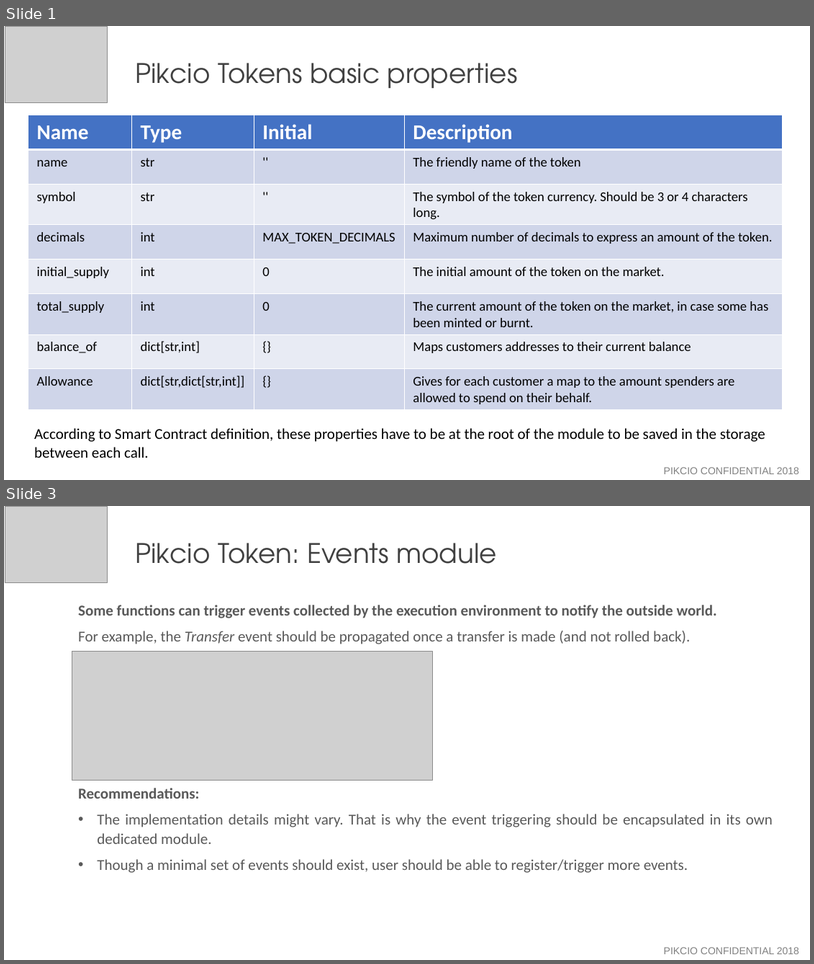
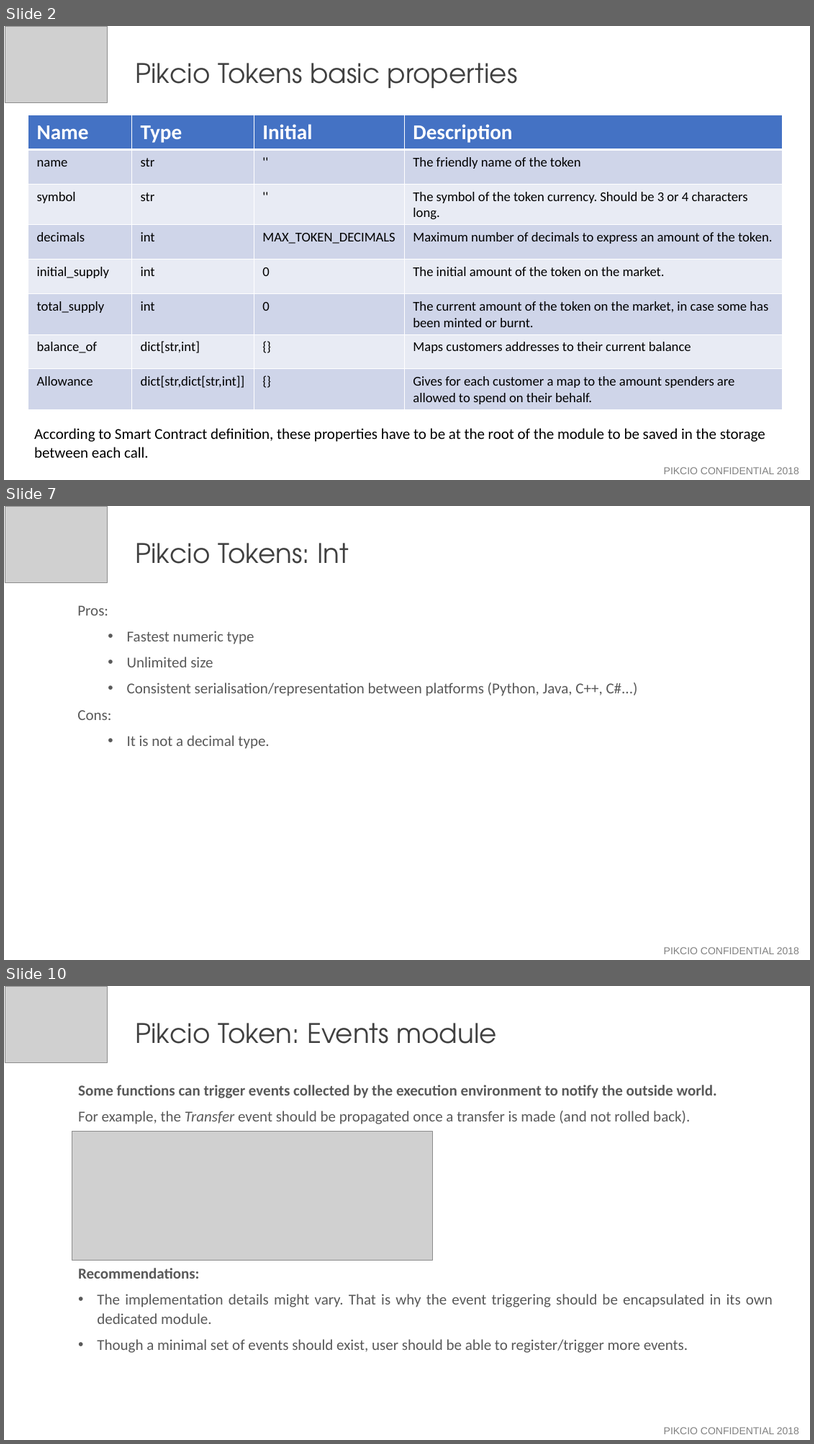
Before and after one commit to thibault-yellowstones/pikcio-tokens, a slide deck: Pikcio_tokens.pptx. Shown one above the other, each under a label of ours: slides 1 and 3 before the commit, slides 2, 7 and 10 after it; the slides between them are not shown. The pictures are 814x964 and 814x1444 pixels, drawn with LibreOffice and Linux fonts; fonts in the diff are those of the drawing; grey boxes stand for pictures. Boxes give left, top, right and bottom in pixels: in the first picture for what was removed or moved away, otherwise in the second. Text is boxed around its words. In the diff, an @@ line names an element or a change of style, - is before the commit and + after.

```diff
--- a/Pikcio_tokens.pptx
+++ b/Pikcio_tokens.pptx
@@ slide 7 added at (4,506,810,960), background #FFFFFF @@
@@ picture added at (5,506,108,582) @@
@@ text added at (135,543,350,564), 32 pt, text #404040 @@
+Pikcio Tokens: Int
@@ text added at (77,605,638,749), 18 pt, text #595959 @@
+Pros:
+  • Fastest numeric type
+  • Unlimited size
+  • Consistent serialisation/representation between platforms (Python, Java, C++, C#...)
+Cons:
+  • It is not a decimal type.
@@ text added at (664,947,800,954), 12 pt, text #808080 @@
+PIKCIO CONFIDENTIAL 2018
@@ what was slide 1 is now slide 2 @@
@@ what was slide 3 is now slide 10 @@
```
Also in this commit, not shown: 1 slide changed, 6 other slides added.
